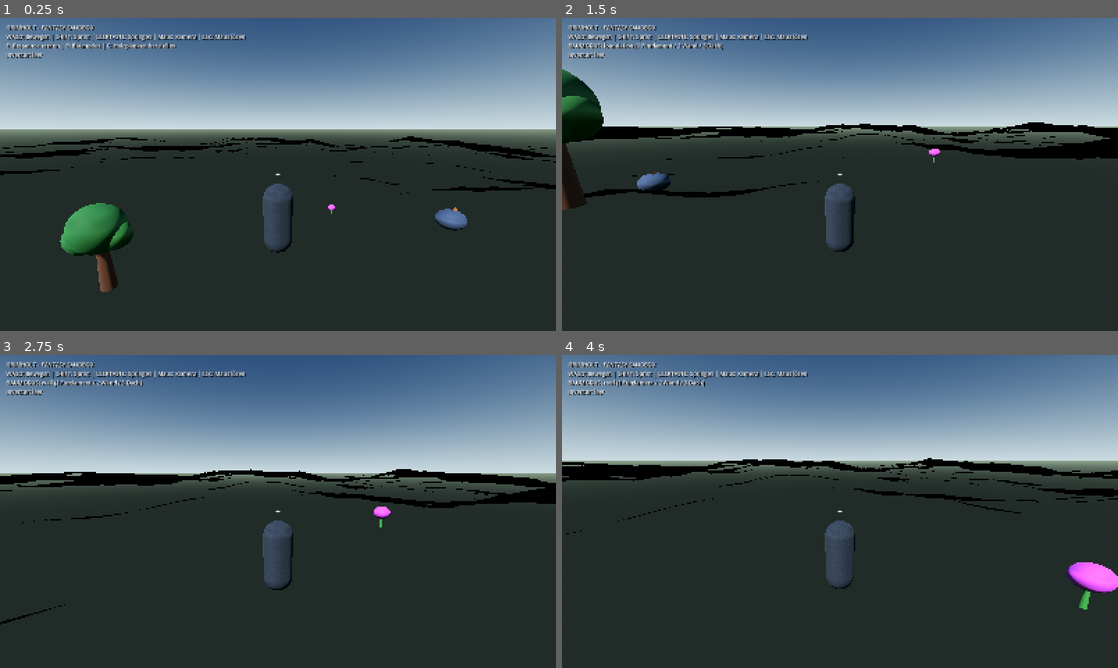
Above: before the commit, frames 1-4 (two rows, left to right).
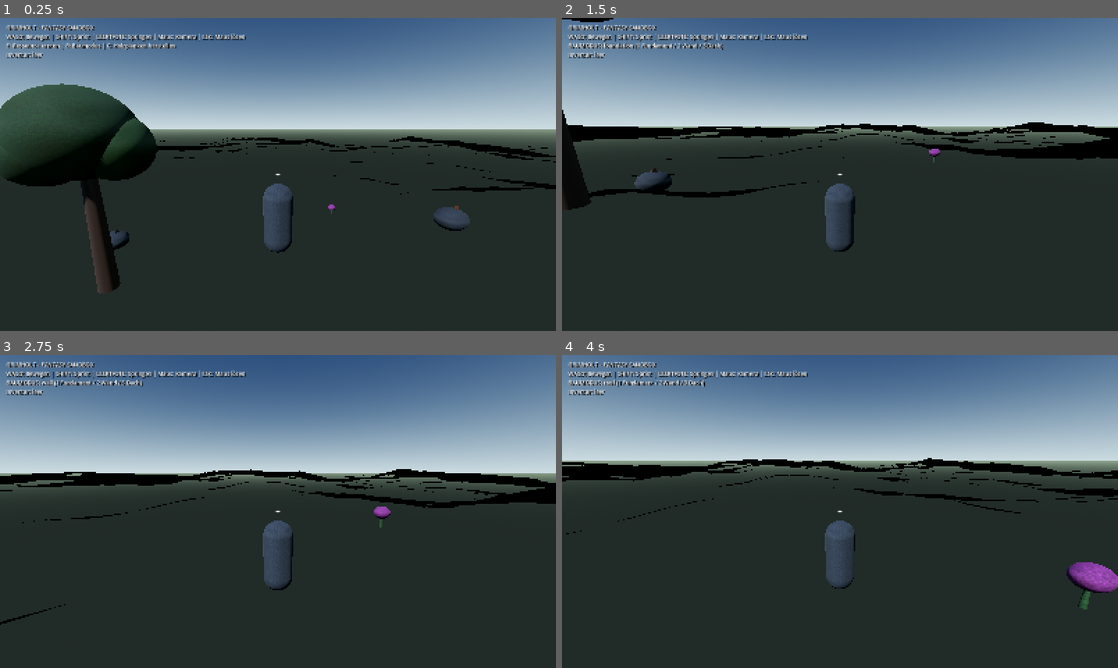
Above: after the commit, the same moments.

Repository: HazelTheSquirrel/Grimholt-Test
Game: Godot game, scene res://scenes/main.tscn
The game is run twice, just before and just after one commit, with the same random seed, the same clock (stepped at 60 frames per second) and the same inputs.
Inputs (mouse positions are in pixels of both pictures, inside the frame that each line leads up to):
- Up to frame 1 (0.25 s): no input
- Up to frame 2 (1.5 s): tap Enter at 0.5 s; move the mouse to (867, 174) at 0.52 s; hold W (move_forward) from 0.53 s (still down); tap B at 0.6 s; click (867, 174) at 0.67 s; tap Space at 0.77 s; move the mouse to (812, 174) at 1.27 s; tap 1 at 1.35 s
- Up to frame 3 (2.75 s): keep holding W (move_forward); tap Space at 1.52 s; move the mouse to (289, 505) at 2.02 s; tap 2 at 2.1 s
- Up to frame 4 (4 s): keep holding W (move_forward); move the mouse to (834, 517) at 2.77 s; tap 3 at 2.85 s; click (834, 517) at 2.92 s; tap Space at 3.02, 3.77 s; move the mouse to (878, 514) at 3.52 s; tap C at 3.6 s

The runs differ from the first frame. In frame 1, 9.1% of the frame differs, in the area x 0-85%, y 20-88%; in frame 2, 1.6%; in frame 3, 0.1%; in frame 4, 0.8%.

Commit message:
Scale trees realistically and add textured trees shrubs and resources

Diff:
--- a/Grimholt/scripts/world/resource_node.gd
+++ b/Grimholt/scripts/world/resource_node.gd
@@ -16,11 +16,22 @@
     collision_mask = 1
     _build_visuals()
 
-func _add_material(color: Color, metallic: float = 0.0) -> StandardMaterial3D:
+func _textured_material(base_color: Color, noise_scale: float = 0.12, metallic_value: float = 0.0) -> StandardMaterial3D:
+    var noise := FastNoiseLite.new()
+    noise.noise_type = FastNoiseLite.TYPE_SIMPLEX
+    noise.frequency = noise_scale
+    noise.fractal_octaves = 3
+    var texture := NoiseTexture2D.new()
+    texture.width = 128
+    texture.height = 128
+    texture.noise = noise
     var material := StandardMaterial3D.new()
-    material.albedo_color = color
-    material.metallic = metallic
-    material.roughness = 0.82
+    material.albedo_color = base_color
+    material.albedo_texture = texture
+    material.uv1_triplanar = true
+    material.uv1_scale = Vector3(1.5, 1.5, 1.5)
+    material.metallic = metallic_value
+    material.roughness = 0.88
     return material
 
 func _add_mesh(mesh: Mesh, mesh_name: String, position: Vector3, material: Material) -> MeshInstance3D:
@@ -35,63 +46,75 @@
 func _build_visuals() -> void:
     var collision := CollisionShape3D.new()
     if resource_id == "tree":
-        var capsule := CapsuleShape3D.new()
-        capsule.radius = 0.65
-        capsule.height = 4.5
-        collision.shape = capsule
-        collision.position.y = 2.1
-        var trunk_mesh := CylinderMesh.new()
-        trunk_mesh.top_radius = 0.22
-        trunk_mesh.bottom_radius = 0.38
-        trunk_mesh.height = 3.0
-        _add_mesh(trunk_mesh, "TreeTrunk", Vector3(0, 1.5, 0), _add_material(Color(0.30, 0.17, 0.09)))
-        var foliage_material := _add_material(Color(0.12, 0.34, 0.14))
-        var crown_mesh := SphereMesh.new()
-        crown_mesh.radius = 1.25
-        crown_mesh.height = 2.5
-        _add_mesh(crown_mesh, "TreeCrown", Vector3(0, 3.35, 0), foliage_material)
+        var trunk_shape := CapsuleShape3D.new()
+        trunk_shape.radius = 0.42
+        trunk_shape.height = 7.4
+        collision.shape = trunk_shape
+        collision.position.y = 3.7
+        var trunk := CylinderMesh.new()
+        trunk.top_radius = 0.28
+        trunk.bottom_radius = 0.48
+        trunk.height = 7.4
+        _add_mesh(trunk, "TreeTrunk", Vector3(0, 3.7, 0), _textured_material(Color(0.30, 0.18, 0.10), 0.2))
+        var foliage := _textured_material(Color(0.12, 0.30, 0.12), 0.07)
+        var crown := SphereMesh.new()
+        crown.radius = 2.4
+        crown.height = 4.2
+        _add_mesh(crown, "TreeCrown", Vector3(0, 8.0, 0), foliage)
         var crown_left := SphereMesh.new()
-        crown_left.radius = 0.82
-        crown_left.height = 1.65
-        _add_mesh(crown_left, "TreeCrownLeft", Vector3(-0.72, 2.9, 0.12), foliage_material)
+        crown_left.radius = 1.65
+        crown_left.height = 3.1
+        _add_mesh(crown_left, "TreeCrownLeft", Vector3(-1.35, 7.25, 0.45), foliage)
         var crown_right := SphereMesh.new()
-        crown_right.radius = 0.78
-        crown_right.height = 1.55
-        _add_mesh(crown_right, "TreeCrownRight", Vector3(0.7, 3.0, -0.1), _add_material(Color(0.17, 0.40, 0.16)))
+        crown_right.radius = 1.7
+        crown_right.height = 3.2
+        _add_mesh(crown_right, "TreeCrownRight", Vector3(1.25, 7.4, -0.35), _textured_material(Color(0.17, 0.36, 0.14), 0.09))
     elif resource_id == "iron_vein":
         var sphere := SphereShape3D.new()
-        sphere.radius = 1.0
+        sphere.radius = 1.1
         collision.shape = sphere
-        collision.position.y = 0.75
+        collision.position.y = 0.8
         var rock_mesh := SphereMesh.new()
-        rock_mesh.radius = 0.9
-        rock_mesh.height = 1.35
-        _add_mesh(rock_mesh, "IronOreRock", Vector3(0, 0.7, 0), _add_material(Color(0.25, 0.30, 0.38), 0.45))
+        rock_mesh.radius = 1.0
+        rock_mesh.height = 1.5
+        _add_mesh(rock_mesh, "IronOreRock", Vector3(0, 0.75, 0), _textured_material(Color(0.25, 0.29, 0.34), 0.16, 0.2))
         var ore_crystal := PrismMesh.new()
-        ore_crystal.size = Vector3(0.28, 0.85, 0.28)
-        _add_mesh(ore_crystal, "IronOreCrystal", Vector3(0.2, 1.15, 0.05), _add_material(Color(0.78, 0.43, 0.20), 0.65))
+        ore_crystal.size = Vector3(0.35, 1.0, 0.35)
+        _add_mesh(ore_crystal, "IronOreCrystal", Vector3(0.25, 1.2, 0.05), _textured_material(Color(0.68, 0.39, 0.22), 0.2, 0.55))
+    elif resource_id == "shrub":
+        var shrub_shape := SphereShape3D.new()
+        shrub_shape.radius = 0.65
+        collision.shape = shrub_shape
+        collision.position.y = 0.55
+        var shrub_material := _textured_material(Color(0.16, 0.32, 0.13), 0.09)
+        for index in range(3):
+            var leaf := SphereMesh.new()
+            leaf.radius = 0.62
+            leaf.height = 0.95
+            var offset := Vector3(float(index - 1) * 0.42, 0.55 + (0.12 if index == 1 else 0.0), 0.0)
+            _add_mesh(leaf, "ShrubLeaf%d" % index, offset, shrub_material)
     else:
-        var sphere := SphereShape3D.new()
-        sphere.radius = 0.5
-        collision.shape = sphere
+        var herb_shape := SphereShape3D.new()
+        herb_shape.radius = 0.5
+        collision.shape = herb_shape
         collision.position.y = 0.5
         var stem := CylinderMesh.new()
         stem.top_radius = 0.035
         stem.bottom_radius = 0.06
         stem.height = 0.55
-        _add_mesh(stem, "HerbStem", Vector3(0, 0.27, 0), _add_material(Color(0.18, 0.42, 0.16)))
+        _add_mesh(stem, "HerbStem", Vector3(0, 0.27, 0), _textured_material(Color(0.18, 0.42, 0.16)))
         var flower := SphereMesh.new()
         flower.radius = 0.32
         flower.height = 0.52
-        _add_mesh(flower, "HerbFlower", Vector3(0, 0.65, 0), _add_material(Color(0.72, 0.25, 0.68)))
+        _add_mesh(flower, "HerbFlower", Vector3(0, 0.65, 0), _textured_material(Color(0.72, 0.25, 0.68)))
         var center := SphereMesh.new()
         center.radius = 0.12
         center.height = 0.2
-        _add_mesh(center, "HerbCenter", Vector3(0, 0.7, 0), _add_material(Color(0.98, 0.78, 0.28)))
+        _add_mesh(center, "HerbCenter", Vector3(0, 0.7, 0), _textured_material(Color(0.98, 0.78, 0.28)))
     add_child(collision)
 
 func harvest(target_inventory: GrimholtInventory) -> bool:
-    if depleted or target_inventory == null:
+    if depleted or target_inventory == null or yield_item.is_empty() or yield_amount <= 0:
         return false
     if not target_inventory.add_item(yield_item, yield_amount):
         return false
